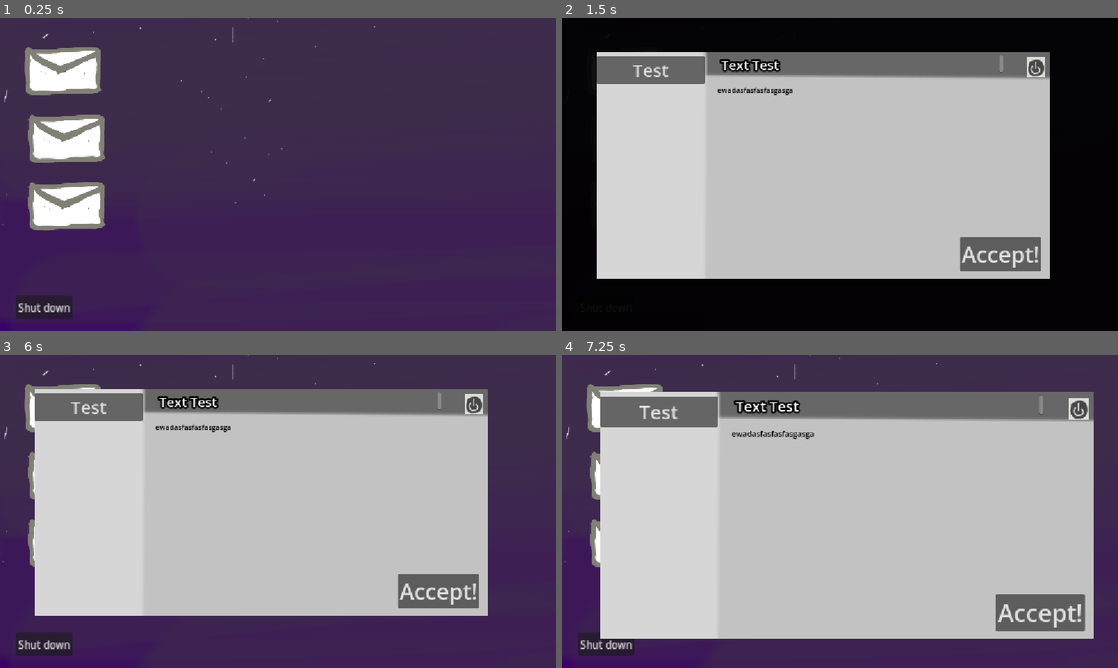
Above: before the commit, frames 1-4 (two rows, left to right).
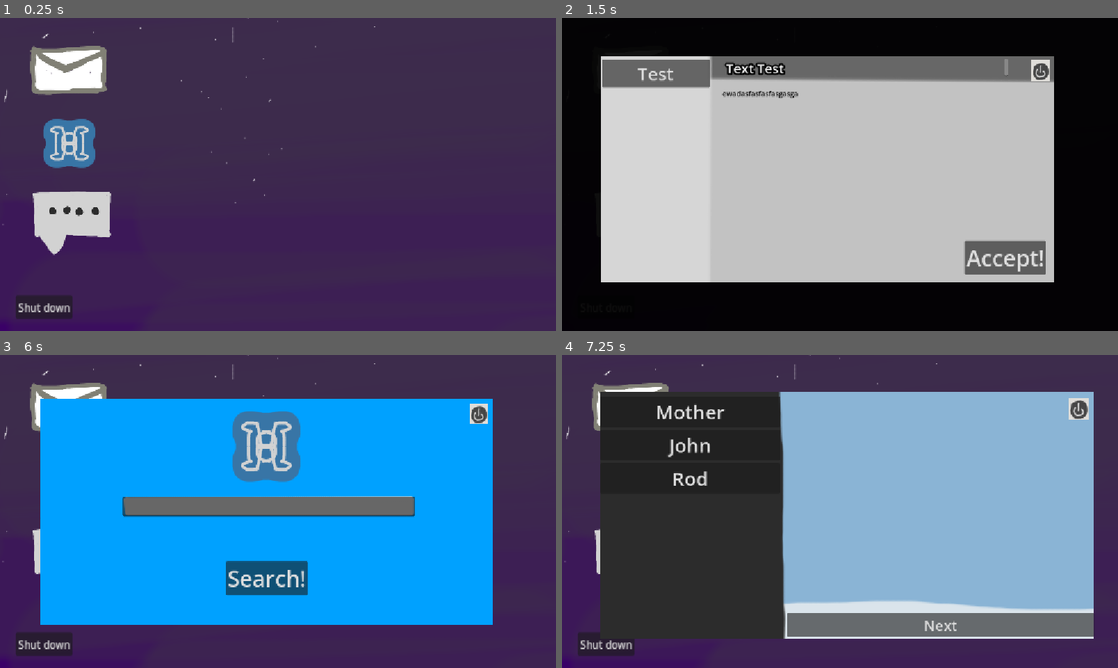
Above: after the commit, the same moments.

Repository: SteelyxEpic/Mr-lies
Game: Godot game, scene res://scenes/computer.tscn
The game is run twice, just before and just after one commit, with the same random seed, the same clock (stepped at 60 frames per second) and the same inputs. This scene is started directly instead of the project's main scene.
Inputs (mouse positions are in pixels of both pictures, inside the frame that each line leads up to; where the layout moved, square brackets give the same spot in the first picture):
- Up to frame 1 (0.25 s): no input
- Up to frame 2 (1.5 s): click "Shut down" at 0.5 s; click (628, 71) [623, 71] at 1.25 s
- Up to frame 3 (6 s): tap Enter at 2 s; move the mouse to (400, 495) at 2.02 s; hold Right 2.03-2.78 s; tap Alt at 2.1, 4.35 s; click (400, 495) at 2.17 s; move the mouse to (166, 527) at 2.77 s; hold Down 2.78-3.5 s; tap Shift at 2.85, 5.1 s; click (166, 527) at 2.92 s; click (400, 517) at 3.5 s; move the mouse to (333, 442) at 4.27 s; hold Right 4.28-5.03 s; click (333, 442) at 4.42 s; move the mouse to (250, 574) at 5.02 s; hold Up 5.03-5.75 s; click (250, 574) at 5.17 s; click (66, 483) [66, 473] at 5.75 s
- Up to frame 4 (7.25 s): click (634, 561) [628, 542] at 6.5 s

The runs differ from the first frame. In frame 1, 5.5% of the frame differs, in the area x 4-20%, y 8-76%; in frame 2, 6.8%; in frame 3, 62%; in frame 4, 70%, in the area x 4-96%, y 8-91%.

Commit message:
Add chat UI, assets, and scene logic
Introduce chat-related assets, scenes and scripts and integrate them into the computer UI. Adds multiple textures (chat, web, alert, backgrounds and imports), PackedScenes (peoplebox, chatting), resources (mother.tres, chats.gd) and chat logic (scenes/chat.gd, peoplebox.gd, chatting.tscn). Update global.gd to include default people data and a convertor for message queues. Refactor scenes/computer.gd and scenes/computer.tscn to support a unified site panel (Mail/Web/Chat), open/close animations, and new chat/web/site UIs. Minor main.tscn change to add a CanvasLayer and cursor default.

Diff:
--- /dev/null
+++ b/chats.gd
@@ -0,0 +1,8 @@
+# item_data.gd
+class_name chat
+extends Resource
+
+
+
+@export var item_name: String = "New Chat"
+@export var value:Array[String]
--- /dev/null
+++ b/chatting.tscn
@@ -0,0 +1,5 @@
+[gd_scene format=3 uid="uid://drxn2mumyo8dt"]
+
+[node name="chatting" type="RichTextLabel" unique_id=918410565]
+z_index = 2
+fit_content = true
--- a/global.gd
+++ b/global.gd
@@ -2,15 +2,25 @@
 
 var shut = false
 var save_location = "user://save.json"
-var default: Dictionary = {}
+var default: Dictionary = {"people_known": [{"Mother": "", "queue": "Mother,Son! How have you been?,me,fine!,me,Is there anything you want from me?, Mother,Well you should know what I want from you,Mother,or have you forgotten about it already,me,uhm,me,uhm,me,of course not! I was just waiting for a good time to say it!,Mother,well then I’m waiting….,me,uhm….."}, {"John": "", "queue": ""}, {"Rod": "", "queue": ""}]}
 var data: Dictionary
 
 func _ready() -> void:
 	data = load_data()
+	convertor("mother,hello!,me,bye!mother,hello!,me,bye!mother,hello!,me,bye!mother,hello!,me,bye!")
+	override()
 
 func override():
 	data = default
 	save()
+
+func convertor(value: String) -> Array[Dictionary]:
+	var temp = value.split(",")
+	var tempdict:Array[Dictionary] = []
+	for i in range(0, len(temp)/2):
+		tempdict.append({"messager": temp[i*2], "message": temp[i*2 + 1]})
+	return tempdict
+
 
 func save():
 	var file: FileAccess = FileAccess.open(save_location, FileAccess.WRITE)
--- /dev/null
+++ b/mother.tres
@@ -0,0 +1,7 @@
+[gd_resource type="Resource" script_class="chat" format=3 uid="uid://b4nhsmm1l0tnh"]
+
+[ext_resource type="Script" uid="uid://cmbndo667qym5" path="res://chats.gd" id="1_jfqfy"]
+
+[resource]
+script = ExtResource("1_jfqfy")
+metadata/_custom_type_script = "uid://cmbndo667qym5"
--- /dev/null
+++ b/peoplebox.gd
@@ -0,0 +1,7 @@
+extends Button
+
+@onready var alert:Sprite2D = $Alert
+
+
+func read(yes: bool):
+	alert.visible = yes
--- /dev/null
+++ b/peoplebox.tscn
@@ -0,0 +1,15 @@
+[gd_scene format=3 uid="uid://cs4qm7pqbft28"]
+
+[ext_resource type="Texture2D" uid="uid://c6s45yjxk58lc" path="res://alert.png" id="1_ebgo5"]
+[ext_resource type="Script" uid="uid://bmifg64g0mr0h" path="res://peoplebox.gd" id="1_rrg85"]
+
+[node name="peoplebox" type="Button" unique_id=951294105]
+theme_override_font_sizes/font_size = 40
+text = "Test"
+script = ExtResource("1_rrg85")
+
+[node name="Alert" type="Sprite2D" parent="." unique_id=876807095]
+visible = false
+position = Vector2(26.999996, 31.000004)
+scale = Vector2(0.16935481, 0.16265063)
+texture = ExtResource("1_ebgo5")
--- /dev/null
+++ b/scenes/chat.gd
@@ -0,0 +1,63 @@
+extends Node2D
+
+@onready var chatting: PackedScene = load("res://chatting.tscn")
+@onready var peoplebox: PackedScene = load("res://peoplebox.tscn")
+@onready var chattingarea: VBoxContainer = $chatbox/VBoxContainer
+@onready var chattingareascroll: ScrollContainer = $chatbox
+@onready var peopleare: VBoxContainer = $people/VBoxContainer
+@onready var next: Button = $Button
+var current: Array[Dictionary] = []
+var currenttext: String = ""
+
+func _ready() -> void:
+	for i in Global.data["people_known"]:
+		var instance = peoplebox.instantiate()
+		peopleare.add_child(instance)
+		instance.text = i.keys()[0]
+		instance.pressed.connect(func():
+			check(i.keys()[0])
+			)
+
+func chat(recap: bool = false):
+	var instance = chatting.instantiate()
+	instance.text = current[0]["message"]
+	if current[0]["messager"] == "me":
+		instance.set_horizontal_alignment(2)
+	chattingarea.add_child(instance)
+	if !recap:
+		for i in range(len(Global.data["people_known"])):
+			if currenttext == Global.data["people_known"][i].keys()[0]:
+				Global.data["people_known"][i][currenttext] += current[0]["messager"] + "," + current[0]["message"] + ","
+				break
+	current.remove_at(0)
+	await get_tree().process_frame
+	var scrollbar = chattingareascroll.get_v_scroll_bar()
+	chattingareascroll.scroll_vertical = int(scrollbar.max_value)
+	if len(current) == 0 and !recap:
+		next.hide()
+
+func check(cur: String):
+
+	for i in range(len(Global.data["people_known"])):
+		if currenttext == Global.data["people_known"][i].keys()[0]:
+			var temp = ""
+			for x in current:
+				temp += x["messager"] + "," + x["message"] + ","
+			Global.data["people_known"][i]["queue"] = temp
+			break
+	currenttext = cur
+	for i in range(len(Global.data["people_known"])):
+		if currenttext == Global.data["people_known"][i].keys()[0]:
+			current = Global.convertor(Global.data["people_known"][i][currenttext])
+
+			for x in chattingarea.get_children():
+				x.queue_free()
+			for x in range(len(current)):
+				await chat(true)
+
+			current = Global.convertor(Global.data["people_known"][i]["queue"])
+			if len(current) > 0:
+				next.show()
+			else:
+				next.hide()
+			break
--- a/scenes/computer.gd
+++ b/scenes/computer.gd
@@ -4,8 +4,16 @@
 @onready var mail: TextureButton = $screen/mail
 @onready var web: TextureButton = $screen/web
 @onready var chat: TextureButton = $screen/chat
+@onready var sitemail: Node2D = $site/Email
+@onready var siteweb: Node2D = $site/Web
+@onready var sitechat: Node2D = $site/Chat
+@onready var closes: TextureButton = $site/close
 @onready var word:RichTextLabel = $word
-@onready var email:Sprite2D = $Email
+@onready var email:Sprite2D = $site
+@onready var emailbg:Texture2D = preload("res://email.png")
+@onready var chatbg:Texture2D = preload("res://chatbg.png")
+@onready var webbg:Texture2D = preload("res://webbg.png")
+var temp
 # Called when the node enters the scene tree for the first time.
 func _ready() -> void:
 	get_tree().create_tween().tween_property(screen, "modulate", Color(1.0, 1.0, 1.0, 1.0), 2)
@@ -14,25 +22,52 @@
 		word.text = "Mail")
 	mail.mouse_exited.connect(func():
 		word.hide())
+	mail.pressed.connect(func():
+		email.texture = emailbg
+		sitechat.hide()
+		sitemail.show()
+		siteweb.hide()
+		open(mail)
+		)
 	web.mouse_entered.connect(func():
 		word.show()
 		word.text = "Web")
 	web.mouse_exited.connect(func():
 		word.hide())
+	web.pressed.connect(func():
+		email.texture = webbg
+		open(web)
+		sitechat.hide()
+		sitemail.hide()
+		siteweb.show())
 	chat.mouse_entered.connect(func():
 		word.show()
 		word.text = "Chat")
 	chat.mouse_exited.connect(func():
 		word.hide())
+	chat.pressed.connect(func():
+		email.texture = chatbg
+		open(chat)
+		sitechat.show()
+		sitemail.hide()
+		siteweb.hide())
 
-func emailopen():
-	get_tree().create_tween().tween_property(email, "position", Vector2(590, 333), 0.2)
-	get_tree().create_tween().tween_property(email, "scale", Vector2(1, 1), 0.2)
+func open(icon):
+	email.position =  icon.global_position + (icon.size/2*icon.scale)
+	var emailtween = get_tree().create_tween().set_parallel(true)
+	emailtween.tween_property(email, "position", Vector2(590, 333), 0.2)
+	emailtween.tween_property(email, "scale", Vector2(1, 1), 0.2)
+	if temp:
+		closes.pressed.disconnect(temp)
+	temp = func():
+		close(icon)
+	closes.pressed.connect(temp)
 
 
-func emailclose():
-	get_tree().create_tween().tween_property(email, "position", mail.global_position + mail.size/2, 0.2)
-	get_tree().create_tween().tween_property(email, "scale", Vector2(0, 0), 0.2)
+func close(icon):
+	var emailtween = get_tree().create_tween().set_parallel(true)
+	emailtween.tween_property(email, "position", icon.global_position + (icon.size/2*icon.scale), 0.2)
+	emailtween.tween_property(email, "scale", Vector2(0, 0), 0.2)
 func shutdown():
 	get_tree().create_tween().tween_property(screen, "modulate", Color(0, 0, 0, 1.0), 1)
 	Global.shut = true
--- a/scenes/computer.tscn
+++ b/scenes/computer.tscn
@@ -3,8 +3,12 @@
 [ext_resource type="Script" uid="uid://l253ea25knul" path="res://scenes/computer.gd" id="1_8pqrt"]
 [ext_resource type="Texture2D" uid="uid://cm2see5wwn4si" path="res://bg2.png" id="2_7ikar"]
 [ext_resource type="Texture2D" uid="uid://cuabd83ixh0wg" path="res://mail.png" id="3_7ikar"]
-[ext_resource type="Texture2D" uid="uid://f8qctqi6d8b7" path="res://email.png" id="4_tjrug"]
+[ext_resource type="Texture2D" uid="uid://cksxjof3du5m" path="res://web.png" id="4_ur38h"]
+[ext_resource type="Texture2D" uid="uid://chiwuj5qc4s6x" path="res://chat.png" id="5_k4214"]
 [ext_resource type="Texture2D" uid="uid://mnto85ellpn1" path="res://button.png" id="5_uiul0"]
+[ext_resource type="Texture2D" uid="uid://d1foymiqstx0d" path="res://webbg.png" id="6_o4fko"]
+[ext_resource type="PackedScene" uid="uid://cs4qm7pqbft28" path="res://peoplebox.tscn" id="8_k4214"]
+[ext_resource type="Script" uid="uid://dunrstkq5jsqc" path="res://scenes/chat.gd" id="9_o4fko"]
 
 [node name="computer" type="Node2D" unique_id=478502015]
 script = ExtResource("1_8pqrt")
@@ -22,28 +26,28 @@
 text = "Shut down"
 
 [node name="mail" type="TextureButton" parent="screen" unique_id=778085968]
-offset_left = -426.02124
-offset_top = -177.92
-offset_right = -161.02124
-offset_bottom = 40.08
+offset_left = -416.72623
+offset_top = -178.56
+offset_right = -151.72623
+offset_bottom = 39.440002
 scale = Vector2(0.53726274, 0.33624184)
 texture_normal = ExtResource("3_7ikar")
 
 [node name="web" type="TextureButton" parent="screen" unique_id=1768428958]
-offset_left = -419.8245
-offset_top = -88.32
-offset_right = -154.8245
-offset_bottom = 129.68
-scale = Vector2(0.53726274, 0.33624184)
-texture_normal = ExtResource("3_7ikar")
+offset_left = -400.46
+offset_top = -85.12
+offset_right = -201.45999
+offset_bottom = 132.88
+scale = Vector2(0.5421556, 0.40382376)
+texture_normal = ExtResource("4_ur38h")
 
 [node name="chat" type="TextureButton" parent="screen" unique_id=1799685445]
-offset_left = -419.8245
-offset_top = 1.2799911
-offset_right = -154.8245
-offset_bottom = 219.28
-scale = Vector2(0.53726274, 0.33624184)
-texture_normal = ExtResource("3_7ikar")
+offset_left = -415.1771
+offset_top = 14.719991
+offset_right = -22.177094
+offset_bottom = 309.72
+scale = Vector2(0.377, 0.316)
+texture_normal = ExtResource("5_k4214")
 
 [node name="word" type="RichTextLabel" parent="." unique_id=2046047211]
 visible = false
@@ -56,18 +60,21 @@
 theme_override_font_sizes/normal_font_size = 20
 text = "Mail"
 
-[node name="Email" type="Sprite2D" parent="." unique_id=485101944]
+[node name="site" type="Sprite2D" parent="." unique_id=485101944]
 scale = Vector2(1e-05, 1e-05)
-texture = ExtResource("4_tjrug")
+texture = ExtResource("6_o4fko")
 
-[node name="close" type="TextureButton" parent="Email" unique_id=1670493318]
+[node name="close" type="TextureButton" parent="site" unique_id=1670493318]
 offset_left = 460.0
 offset_top = -245.0
 offset_right = 502.0
 offset_bottom = -199.0
 texture_normal = ExtResource("5_uiul0")
 
-[node name="ScrollContainer" type="ScrollContainer" parent="Email" unique_id=2128516998]
+[node name="Email" type="Node2D" parent="site" unique_id=467295365]
+visible = false
+
+[node name="ScrollContainer" type="ScrollContainer" parent="site/Email" unique_id=2128516998]
 offset_left = -511.0
 offset_top = -247.0
 offset_right = -267.0
@@ -75,18 +82,16 @@
 size_flags_horizontal = 3
 size_flags_vertical = 3
 
-[node name="VBoxContainer" type="VBoxContainer" parent="Email/ScrollContainer" unique_id=1742081197]
+[node name="VBoxContainer" type="VBoxContainer" parent="site/Email/ScrollContainer" unique_id=1742081197]
 layout_mode = 2
 size_flags_horizontal = 3
 size_flags_vertical = 3
 theme_override_constants/separation = 6
 
-[node name="Button" type="Button" parent="Email/ScrollContainer/VBoxContainer" unique_id=1145276559]
+[node name="peoplebox" parent="site/Email/ScrollContainer/VBoxContainer" unique_id=951294105 instance=ExtResource("8_k4214")]
 layout_mode = 2
-theme_override_font_sizes/font_size = 40
-text = "Test"
 
-[node name="content" type="RichTextLabel" parent="Email" unique_id=1039979943]
+[node name="content" type="RichTextLabel" parent="site/Email" unique_id=1039979943]
 offset_left = -239.0
 offset_top = -182.0
 offset_right = 494.0
@@ -94,7 +99,7 @@
 theme_override_colors/default_color = Color(0, 0, 0, 1)
 text = "ewadasfasfasfasgasga"
 
-[node name="Title" type="RichTextLabel" parent="Email" unique_id=1166752735]
+[node name="Title" type="RichTextLabel" parent="site/Email" unique_id=1166752735]
 offset_left = -238.0
 offset_top = -249.0
 offset_right = 407.0
@@ -103,7 +108,7 @@
 theme_override_font_sizes/normal_font_size = 30
 text = " Text Test"
 
-[node name="Button" type="Button" parent="Email" unique_id=161348414]
+[node name="Button" type="Button" parent="site/Email" unique_id=161348414]
 offset_left = 309.0
 offset_top = 162.0
 offset_right = 493.0
@@ -111,8 +116,67 @@
 theme_override_font_sizes/font_size = 50
 text = "Accept!"
 
+[node name="Chat" type="Node2D" parent="site" unique_id=1566750123]
+visible = false
+script = ExtResource("9_o4fko")
+
+[node name="people" type="ScrollContainer" parent="site/Chat" unique_id=1824909283]
+offset_left = -511.0
+offset_top = -247.0
+offset_right = -138.0
+offset_bottom = 242.0
+size_flags_horizontal = 3
+size_flags_vertical = 3
+
+[node name="VBoxContainer" type="VBoxContainer" parent="site/Chat/people" unique_id=995610970]
+layout_mode = 2
+size_flags_horizontal = 3
+size_flags_vertical = 3
+theme_override_constants/separation = 6
+
+[node name="chatbox" type="ScrollContainer" parent="site/Chat" unique_id=909890696]
+offset_left = -124.0
+offset_top = -188.0
+offset_right = 502.0
+offset_bottom = 174.0
+size_flags_horizontal = 3
+size_flags_vertical = 3
+
+[node name="VBoxContainer" type="VBoxContainer" parent="site/Chat/chatbox" unique_id=549985595]
+layout_mode = 2
+size_flags_horizontal = 3
+size_flags_vertical = 3
+theme_override_constants/separation = 4
+alignment = 2
+
+[node name="Button" type="Button" parent="site/Chat" unique_id=1466461537]
+offset_left = -124.0
+offset_top = 201.0
+offset_right = 513.0
+offset_bottom = 251.0
+theme_override_font_sizes/font_size = 30
+text = "Next"
+
+[node name="Web" type="Node2D" parent="site" unique_id=1768302204]
+visible = false
+
+[node name="LineEdit" type="LineEdit" parent="site/Web" unique_id=1237477857]
+offset_left = -325.0
+offset_top = -34.0
+offset_right = 337.0
+offset_bottom = 10.0
+
+[node name="Button" type="Button" parent="site/Web" unique_id=935905708]
+offset_left = -91.0
+offset_top = 111.0
+offset_right = 94.0
+offset_bottom = 188.0
+theme_override_font_sizes/font_size = 50
+text = "Search!"
+
 [connection signal="pressed" from="screen/shutdown" to="." method="shutdown"]
 [connection signal="pressed" from="screen/mail" to="." method="emailopen"]
 [connection signal="pressed" from="screen/web" to="." method="emailopen"]
 [connection signal="pressed" from="screen/chat" to="." method="emailopen"]
-[connection signal="pressed" from="Email/close" to="." method="emailclose"]
+[connection signal="pressed" from="site/close" to="." method="emailclose"]
+[connection signal="pressed" from="site/Chat/Button" to="site/Chat" method="chat"]
--- a/scenes/main.tscn
+++ b/scenes/main.tscn
@@ -15,29 +15,6 @@
 [node name="main" type="Node2D" unique_id=679121876]
 script = ExtResource("1_jyhfs")
 
-[node name="Camera2D" type="Camera2D" parent="." unique_id=628513898]
-position = Vector2(1, 304)
-zoom = Vector2(0.275, 0.275)
-
-[node name="Pc" type="Sprite2D" parent="." unique_id=1109720113]
-position = Vector2(21.999878, 269.99994)
-scale = Vector2(4.3535156, 3.8475347)
-texture = ExtResource("1_o5qli")
-
-[node name="TextureButton" type="TextureButton" parent="Pc" unique_id=422415833]
-offset_left = 160.55992
-offset_top = -6.49765
-offset_right = 202.55992
-offset_bottom = 39.50235
-texture_normal = ExtResource("3_tbgi4")
-
-[node name="Screen" type="Sprite2D" parent="Pc" unique_id=742122867]
-modulate = Color(0, 0, 0, 1)
-z_index = -1
-position = Vector2(-72.12559, -43.27445)
-scale = Vector2(0.25886047, 0.403566)
-texture = ExtResource("4_tefeu")
-
 [node name="CanvasLayer" type="CanvasLayer" parent="." unique_id=334397134]
 physics_interpolation_mode = 2
 
@@ -53,3 +30,27 @@
 grow_horizontal = 2
 grow_vertical = 2
 mouse_filter = 2
+
+[node name="Camera2D" type="Camera2D" parent="." unique_id=628513898]
+position = Vector2(1, 304)
+zoom = Vector2(0.275, 0.275)
+
+[node name="Pc" type="Sprite2D" parent="." unique_id=1109720113]
+position = Vector2(21.999878, 269.99994)
+scale = Vector2(4.3535156, 3.8475347)
+texture = ExtResource("1_o5qli")
+
+[node name="TextureButton" type="TextureButton" parent="Pc" unique_id=422415833]
+offset_left = 160.55992
+offset_top = -6.49765
+offset_right = 202.55992
+offset_bottom = 39.50235
+mouse_default_cursor_shape = 2
+texture_normal = ExtResource("3_tbgi4")
+
+[node name="Screen" type="Sprite2D" parent="Pc" unique_id=742122867]
+modulate = Color(0, 0, 0, 1)
+z_index = -1
+position = Vector2(-72.12559, -43.27445)
+scale = Vector2(0.25886047, 0.403566)
+texture = ExtResource("4_tefeu")
Binary file added: alert.png
Not shown, added: alert.png.import
Binary file added: chat.png
Not shown, added: chat.png.import
Binary file added: chatarea.png
Not shown, added: chatarea.png.import
Binary file added: chatbg.png
Not shown, added: chatbg.png.import
Not shown, added: chats.gd.uid
Not shown, added: peoplebox.gd.uid
Not shown, added: scenes/chat.gd.uid
Binary file added: searchbg.png
(and 14 more such lines)
